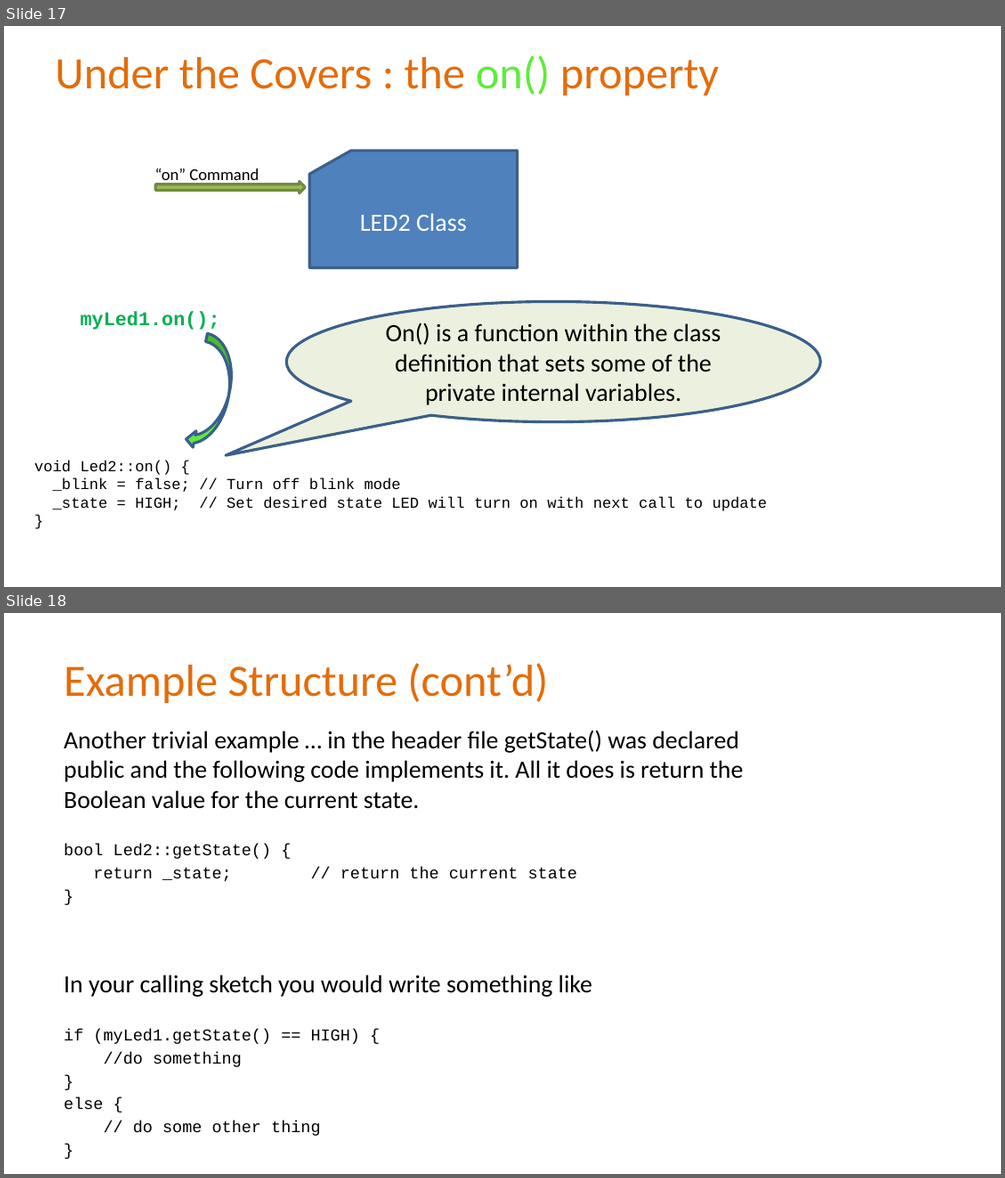
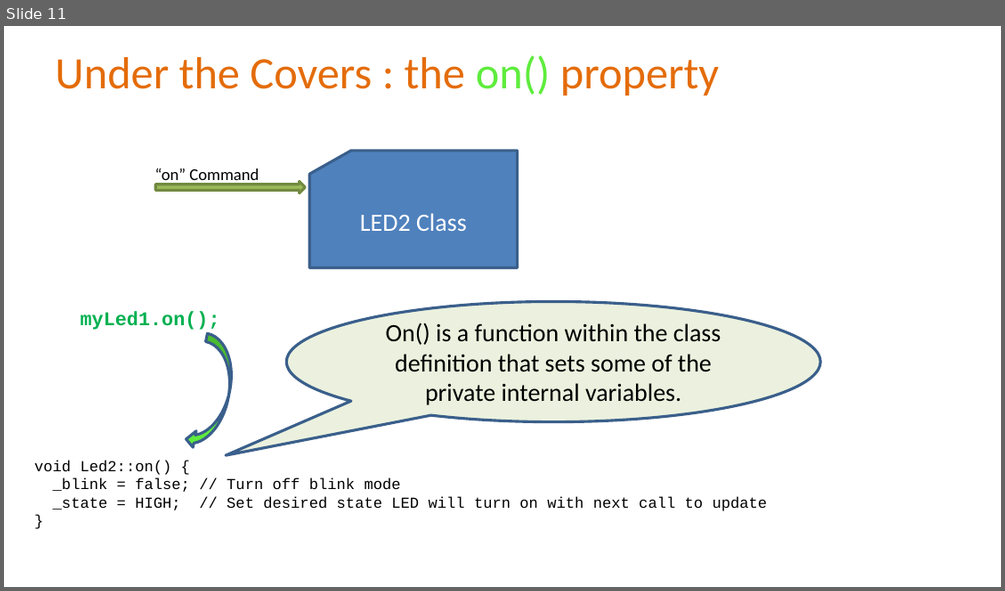
Before and after one commit to Alan-Lomax/MERG-SIG-Presentations, a slide deck: Part 4 - Introduction to Class Programming.pptx. Shown one above the other, each under a label of ours: slides 17 and 18 before the commit, slide 11 after it. The pictures are 1005x1178 and 1005x591 pixels, drawn with LibreOffice and Linux fonts; fonts in the diff are those of the drawing; background and template pictures are left out. Boxes give left, top, right and bottom in pixels: in the first picture for what was removed or moved away, otherwise in the second. Text is boxed around its words. In the diff, an @@ line names an element or a change of style, - is before the commit and + after.

Commit message:
Rev 1.1
Minor Revisions.
Improved style
Adding types and structures as a lead into discussion about classes

```diff
--- a/Part 4 - Introduction to Class Programming.pptx
+++ b/Part 4 - Introduction to Class Programming.pptx
@@ slide 18 removed at (x1=4, y1=613, x2=1001, y2=1174), background picture (left out) @@
@@ title removed at (x1=64, y1=663, x2=548, y2=703) @@
-Example Structure (cont’d)
@@ text removed at (x1=64, y1=730, x2=744, y2=1110) @@
-Another trivial example … in the header file getState() was declared public and the following code implements it. All it does is return the Boolean value for the current state.
-bool Led2::getState() {
-return _state; // return the current state
-}
-In your calling sketch you would write something like
-if (myLed1.getState() == HIGH) {
-//do something
-}
-else {
-// do some other thing
-}
@@ what was slide 17 is now slide 11 @@
```
Also in this commit, not shown: 16 slides changed, 4 slides added, 1 other slide removed, 1 other file.
